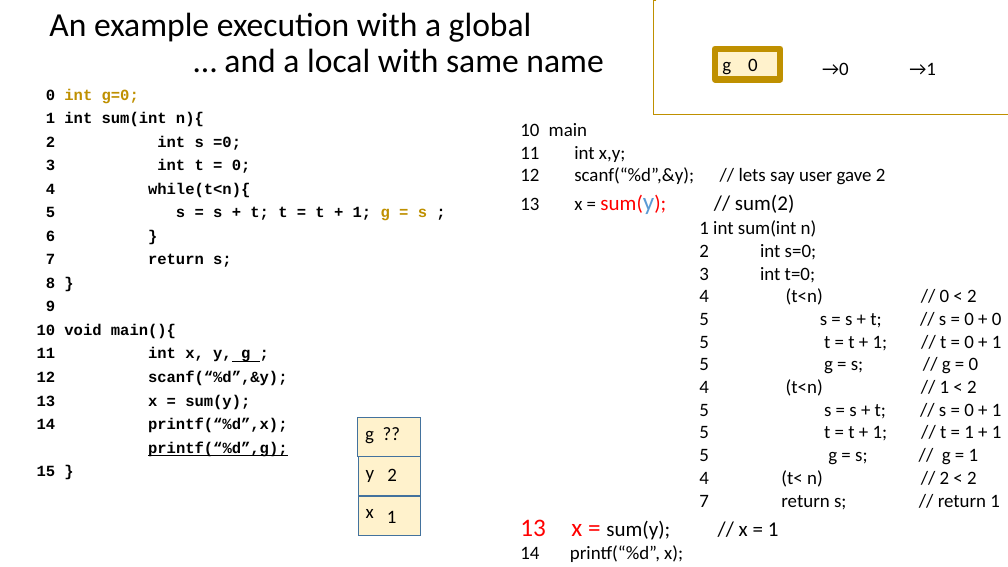
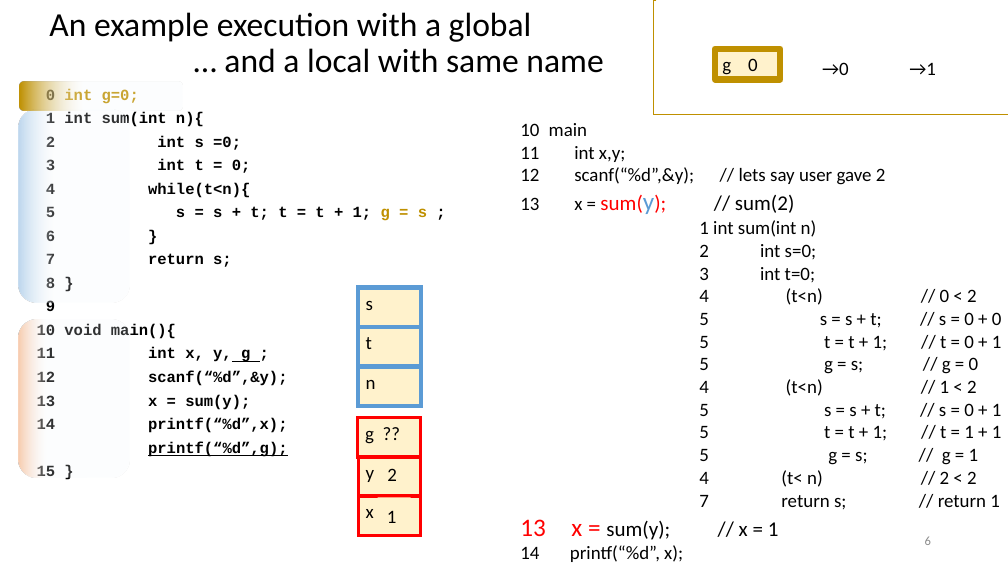
Before and after one commit to rbadrinath/FCP, a slide deck: slide 6 of CLASS/Function-call.pptx. Drawn at 1008x567 pixels with LibreOffice and Linux fonts; fonts in the diff are those of the drawing. Boxes give left, top, right and bottom in pixels: in the first picture for what was removed or moved away, otherwise in the second. Text is boxed around its words. In the diff, an @@ line names an element or a change of style, - is before the commit and + after.

Commit message:
new examples

```diff
--- a/CLASS/Function-call.pptx
+++ b/CLASS/Function-call.pptx
@@ rounded rectangle added at [20, 82, 183, 110], fill gradient #F7FAFD to #BF9000 @@
@@ rounded rectangle added at [19, 110, 129, 303], fill gradient #F7FAFD to #BDD7EE @@
@@ rectangle added at [358, 287, 421, 330], fill #FFF2CC, outline #5B9BD5 4 pt, 18 pt, text #000000 @@
+s
@@ rounded rectangle added at [19, 320, 129, 478], fill gradient #F7FAFD to #F8CBAD @@
@@ rectangle added at [358, 327, 421, 367], fill #FFF2CC, outline #5B9BD5 4 pt, 18 pt, text #000000 @@
+t
@@ rectangle added at [358, 367, 421, 406], fill #FFF2CC, outline #5B9BD5 4 pt, 18 pt, text #000000 @@
+n
@@ outline #43739E 1 pt to #FF0000 3 pt in 3 elements at [358, 457, 421, 496], [358, 496, 421, 535], [358, 417, 420, 457] @@
@@ rectangle "1": place and size @@
-rectangle "1" at [387, 510, 397, 523]
+rectangle "1" at [380, 501, 405, 532]
@@ page number added at [925, 536, 931, 545], 12 pt, text #8C8C8C @@
+6
```
Also in this commit, not shown: 20 other slides changed, 3 slides added, 6 other files.
